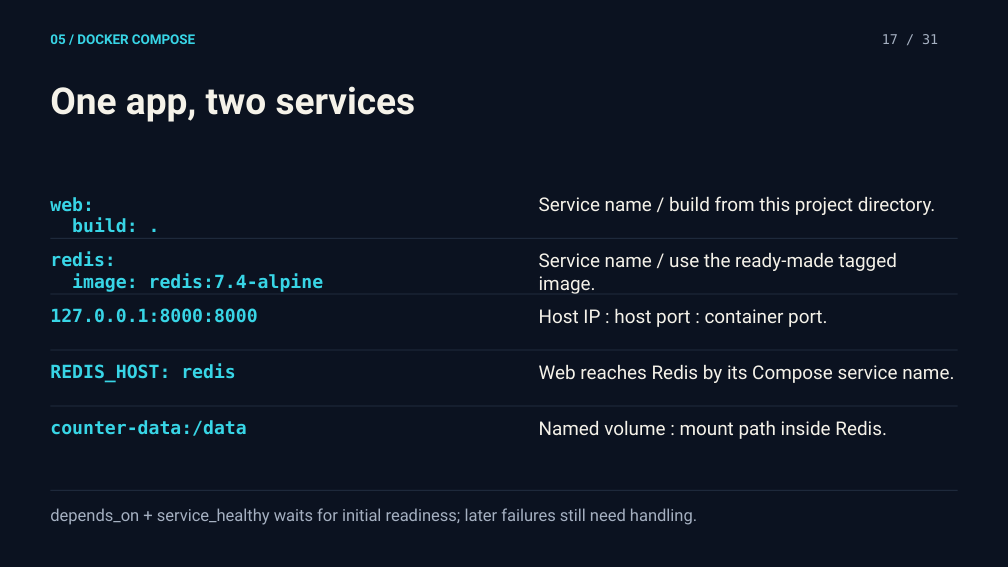
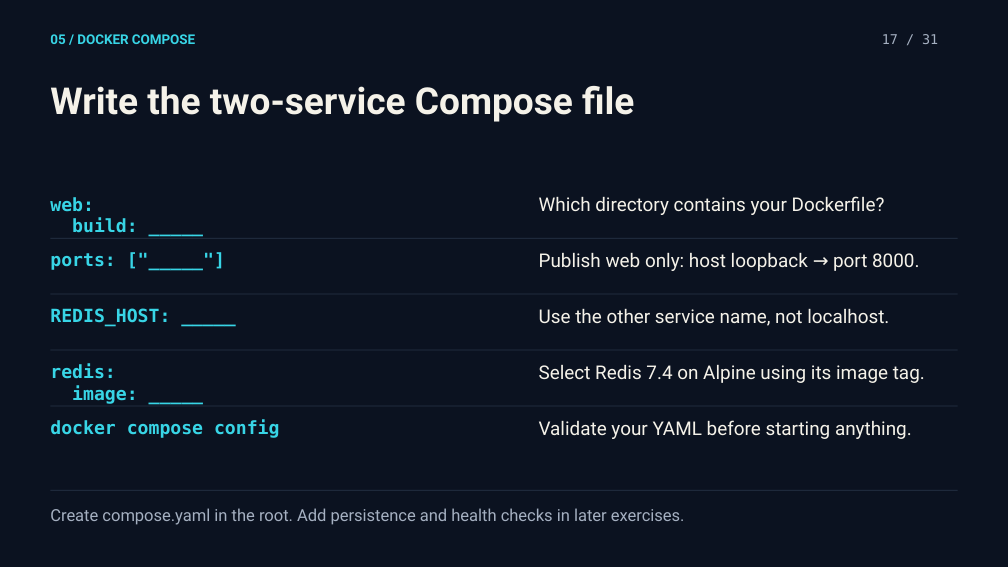
Before and after one commit to APP-Factory-USIU/AF-P1-Docker, a slide deck: slide 17 of slides/docker-introduction.pptx. Drawn at 1008x567 pixels with LibreOffice and Linux fonts; fonts in the diff are those of the drawing. Boxes give left, top, right and bottom in pixels: in the first picture for what was removed or moved away, otherwise in the second. Text is boxed around its words. In the diff, an @@ line names an element or a change of style, - is before the commit and + after.

Commit message:
Turn Docker workshop into a guided lab
Move completed Docker configuration into an instructor answer key and
teach students to create the files through staged exercises. Update
documentation, slides, CI, and app defaults for the starter workflow.

```diff
--- a/slides/docker-introduction.pptx
+++ b/slides/docker-introduction.pptx
@@ text at (50, 86, 634, 122): text changed @@
-One app, two services
+Write the two-service Compose file
@@ text at (539, 196, 885, 215): text changed @@
-Service name / build from this project directory.
+Which directory contains your Dockerfile?
@@ text at (50, 253, 115, 270): text changed @@
-redis:
-image: redis:7.4-alpine
+ports: ["_____"]
@@ text at (539, 253, 919, 271): text changed @@
-Service name / use the ready-made tagged image.
+Publish web only: host loopback → port 8000.
@@ text at (50, 308, 170, 327): text changed @@
-127.0.0.1:8000:8000
+REDIS_HOST: _____
@@ text at (539, 309, 889, 326): text changed @@
-Host IP : host port : container port.
+Use the other service name, not localhost.
@@ text at (50, 364, 137, 404): text changed @@
-REDIS_HOST: redis
+redis:
+image: _____
@@ text at (539, 365, 925, 383): text changed @@
-Web reaches Redis by its Compose service name.
+Select Redis 7.4 on Alpine using its image tag.
@@ text at (50, 420, 279, 438): text changed @@
-counter-data:/data
+docker compose config
@@ text at (539, 420, 912, 439): text changed @@
-Named volume : mount path inside Redis.
+Validate your YAML before starting anything.
@@ text at (50, 508, 685, 525): text changed @@
-depends_on + service_healthy waits for initial readiness; later failures still need handling.
+Create compose.yaml in the root. Add persistence and health checks in later exercises.
```
Also in this commit, not shown: 2 other slides changed, 1 slide added, 1 slide removed, 13 other files.
